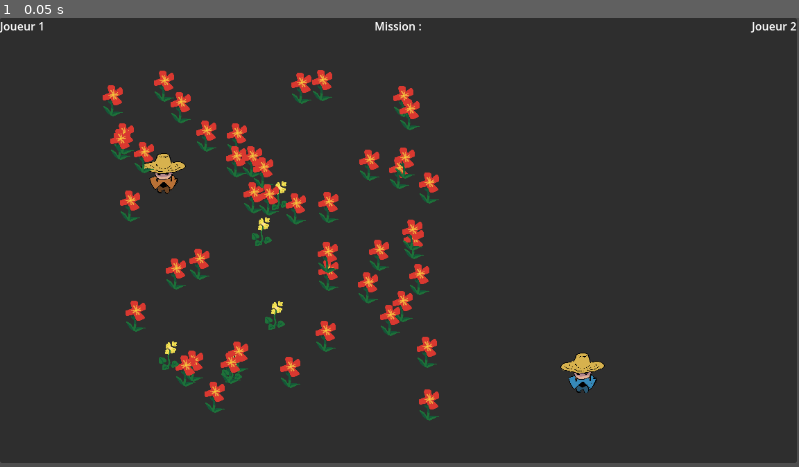
Above: before the commit, frame 1.
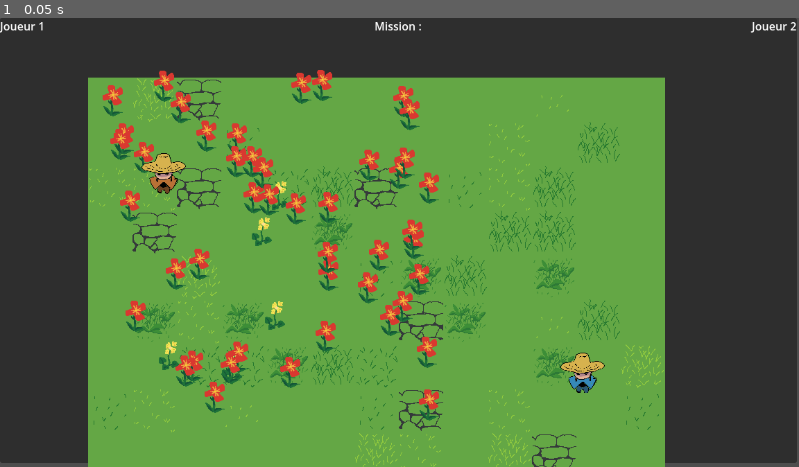
Above: after the commit, the same moment.

Repository: FablabMurat/2025GameJamCantal-1
Game: Godot game, scene res://root.tscn
Two runs of this game, one before a commit and one after it. Both use one fixed random seed, a clock stepped at 60 frames per second and the inputs below.
Inputs:
- Up to frame 1 (0.05 s): no input

The runs differ from the first frame. In frame 1, 58% of the frame differs, in the area x 11-84%, y 13-100%.

Commit message:
Remplissage automatique du gazon à partir du TileSet

Diff:
--- a/niveau.gd
+++ b/niveau.gd
@@ -7,6 +7,10 @@
 
 # Called when the node enters the scene tree for the first time.
 func _ready() -> void:
+	semegazon()
+
+	newplants(50)
+
 	var persotscn = preload("res://perso.tscn")
 	perso1 = persotscn.instantiate()
 	perso1.position = $MarkerPerso1.position
@@ -17,7 +21,12 @@
 	perso2.start(2)
 	add_child(perso2)
 
-	newplants(50)
+func semegazon() :
+	var cells = Array()
+	for x in range(0,13):
+		for y in range(0,10):
+			cells.append(Vector2i(x,y))
+	$TileMap/TileMapLayer.set_cells_terrain_connect(cells,0,0,false)
 
 func newplants(n):
 	var plantetscn = preload("res://plante.tscn")
@@ -39,8 +48,9 @@
 func fleurattrape(perso, fleur):
 	print ("Fleur ",fleur.flowertype," attrapé par ",perso.nperso)
 	var fleurtscn = load("res://Plante.tscn")
-	var fleurinv = fleurtscn.instantiate()
+	var fleurinv : Plante = fleurtscn.instantiate()
 	fleurinv.choosetype(fleur.flowertype)
+	fleurinv.nocontact()
 	if perso.nperso == 1 :
 		%VBoxContainer1.call_deferred("add_child",fleurinv)
 	elif perso.nperso == 2 :
--- a/niveau.tscn
+++ b/niveau.tscn
@@ -169,7 +169,7 @@
 
 [node name="MeshInstance2D" type="MeshInstance2D" parent="."]
 
-[node name="Area2D" type="Area2D" parent="."]
+[node name="Area2D" type="StaticBody2D" parent="."]
 
 [node name="CollisionShape2D" type="CollisionShape2D" parent="Area2D"]
 position = Vector2(434.75, -16)
